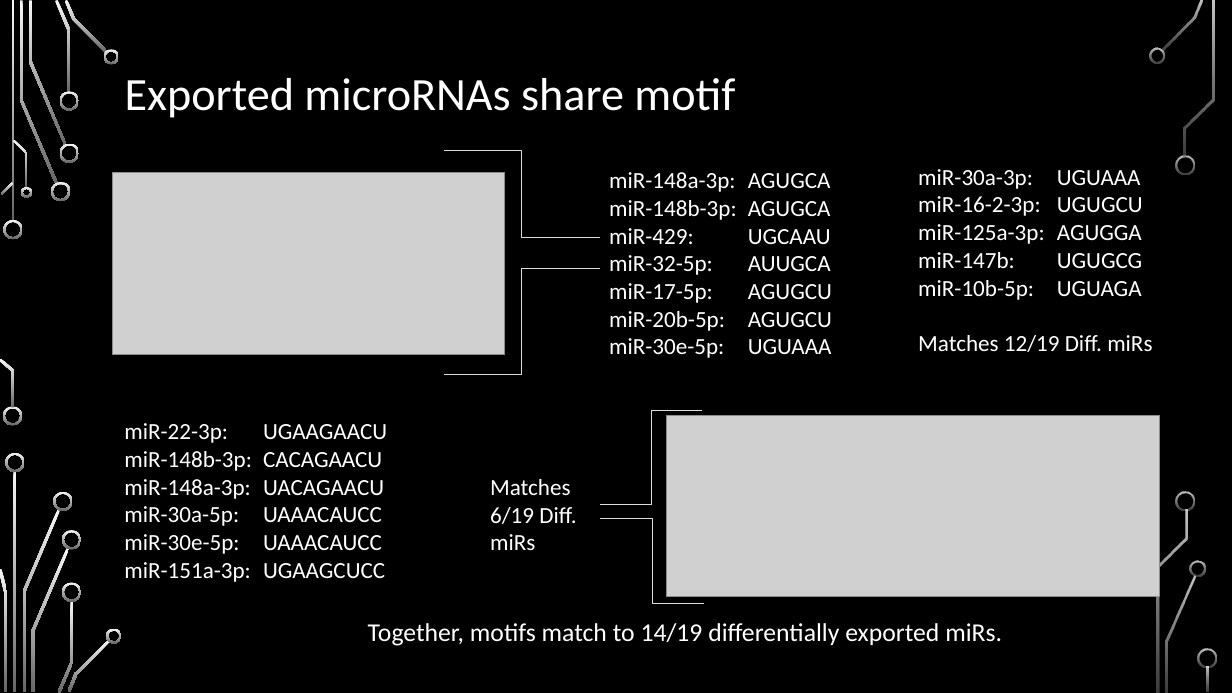
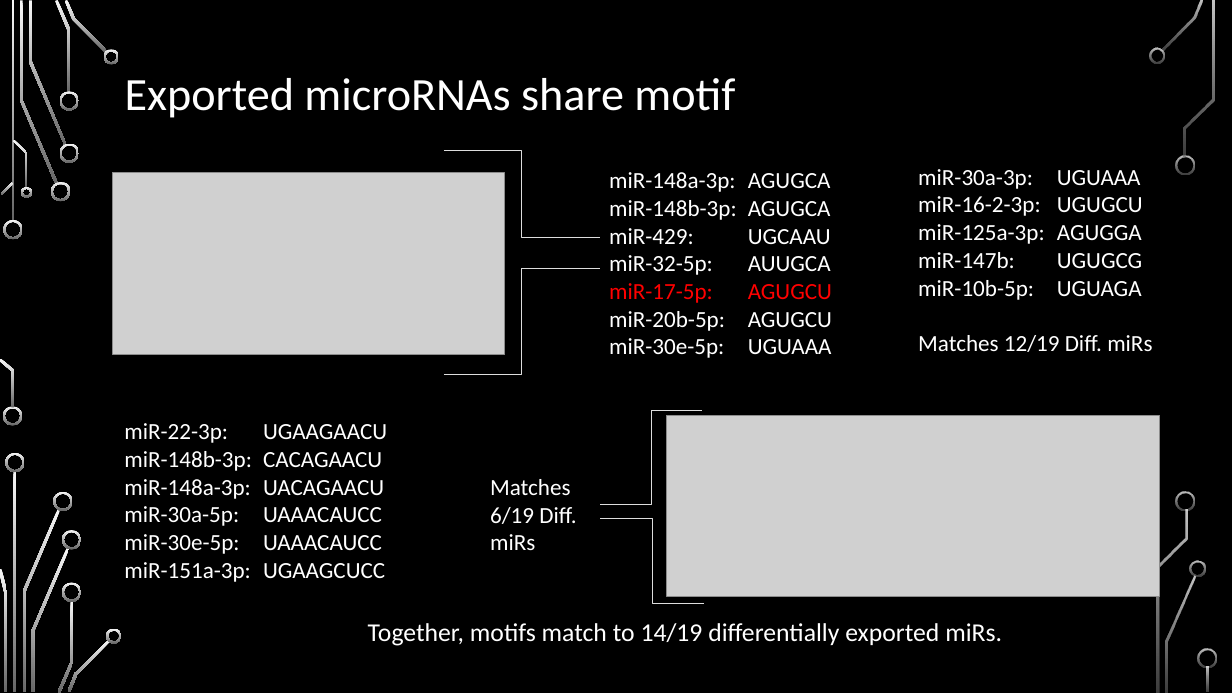
Before and after one commit to HarleyRobinson/Honours2, a slide deck: slide 8 of BackgroundInfo/MeetingSept.pptx. Drawn at 1232x693 pixels with LibreOffice and Linux fonts; fonts in the diff are those of the drawing; grey boxes stand for pictures; background and template pictures are left out. Boxes give left, top, right and bottom in pixels: in the first picture for what was removed or moved away, otherwise in the second. Text is boxed around its words. In the diff, an @@ line names an element or a change of style, - is before the commit and + after.

```diff
--- a/BackgroundInfo/MeetingSept.pptx
+++ b/BackgroundInfo/MeetingSept.pptx
@@ text at <box>609,283,832,303</box>: text colour #FFFFFF to #FF0000 in "miR-17-5p: AGUGCU" @@
```
Also in this commit, not shown: 4 other slides changed, 6 other files.
